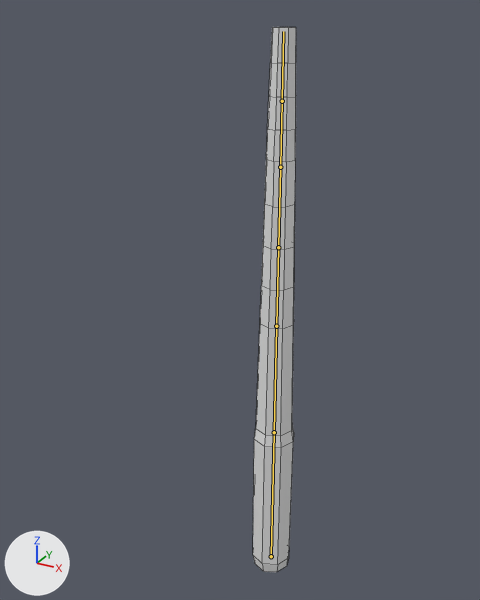
Two versions of the Blender file Assets/Models/FishingRod_Model.blend, one commit apart.
Rendered twice from a 50 mm lens placed at (11.4, -24.1, 22.3), pointed at (-2.1, 0.5, 10.0). Arrows for +X, +Y and +Z are at lower left; the lights stay in place. The bones that bend it are drawn over the model as lines. Mesh edges are drawn as thin lines.
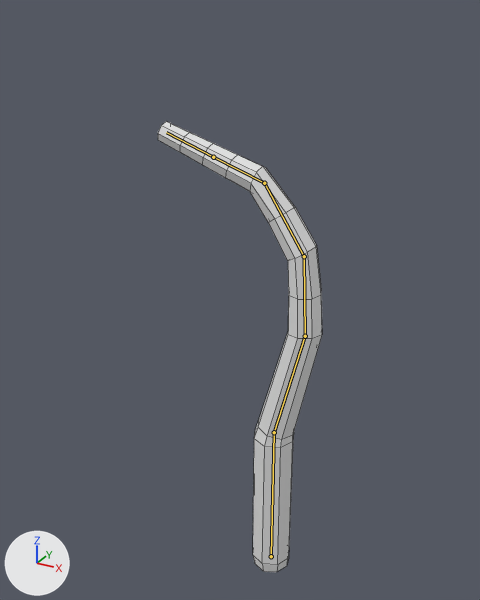
The newer file adds an action. The first version stands in its rest pose; the second is drawn at frame 120 of the action 'Cast'.

What the commit changed:
Bone 'Bone.001' (bone_bone_001) turns from (0, 0, 0) to (0, 0, -14) degrees about its own x, y and z.
Bone 'Bone.002' (bone_bone_002) turns from (0, 0, 0) to (0, 0, 18) degrees about its own x, y and z.
Bone 'Bone.003' (bone_bone_003) turns from (0, 0, 0) to (0, 0, 30) degrees about its own x, y and z.
Bone 'Bone.004' (bone_bone_004) turns from (0, 0, 0) to (0, 0, 37) degrees about its own x, y and z.

Pixel boxes (x1, y1, x2, y2) of what changed, in the pictures (480 x 600 px):
'Cylinder', posed (275% wider, 17% shorter): before (253, 27, 296, 572); after (158, 121, 322, 572)
bone 'Bone.001', root to tip: before (274, 432) to (276, 326); after (274, 432) to (305, 336)
bone 'Bone.002', root to tip: before (276, 326) to (278, 247); after (305, 336) to (304, 256)
bone 'Bone.003', root to tip: before (278, 247) to (280, 167); after (304, 256) to (264, 183)
bone 'Bone.004', root to tip: before (280, 167) to (282, 101); after (264, 183) to (213, 157)
